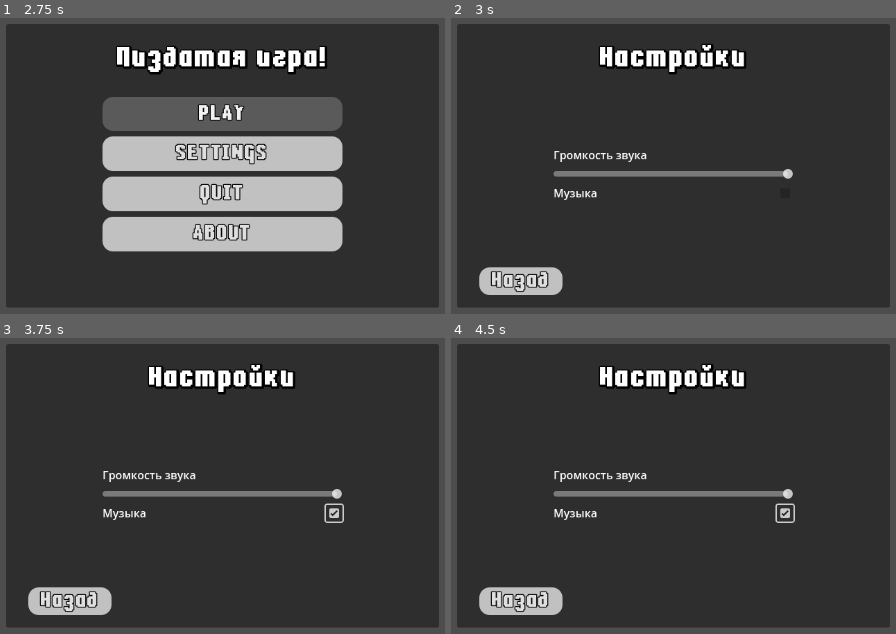
Above: before the commit, frames 1-4 (two rows, left to right).
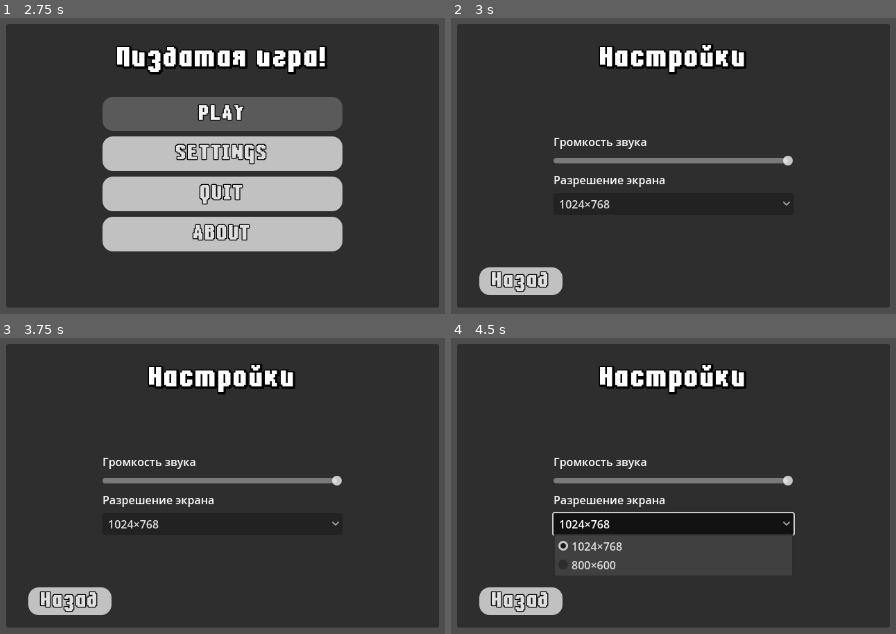
Above: after the commit, the same moments.

Repository: Ruarhid/GODOT_A
Game: Godot game, scene res://menu.tscn
Same seed, same stepped clock (60 frames per second), same inputs: the game is played once before the commit and once after it.
Inputs (mouse positions are in pixels of both pictures, inside the frame that each line leads up to):
- Up to frame 1 (2.75 s): click "PLAY" at 0.5 s; click "PLAY" at 1.25 s; click "PLAY" at 2 s
- Up to frame 2 (3 s): click "SETTINGS" at 2.75 s
- Up to frame 3 (3.75 s): click (333, 512) at 3.52 s
- Up to frame 4 (4.5 s): click (673, 524) at 4.25 s, where only the run after the commit has a clickable "1024×768"

Frame 1 is identical in both runs. In frame 2, 3.5% of the frame differs, in the area x 22-77%, y 40-65%; in frame 3, 3.6%; in frame 4, 7.5%, in the area x 22-78%, y 40-79%.

Commit message:
audio fix

Diff:
--- a/menu.tscn
+++ b/menu.tscn
@@ -88,25 +88,22 @@
 
 [node name="HSlider" type="HSlider" parent="MarginContainer/P_Settings/VBoxContainer"]
 layout_mode = 2
-step = 0.1
-value = 100.0
+max_value = 1.0
+step = 0.01
+value = 1.0
 
 [node name="Label2" type="Label" parent="MarginContainer/P_Settings/VBoxContainer"]
 layout_mode = 2
-text = "Музыка"
-
-[node name="CheckBox" type="CheckBox" parent="MarginContainer/P_Settings/VBoxContainer/Label2"]
-layout_mode = 1
-anchors_preset = 6
-anchor_left = 1.0
-anchor_top = 0.5
-anchor_right = 1.0
-anchor_bottom = 0.5
-offset_left = -24.0
-offset_top = -12.0
-offset_bottom = 12.0
-grow_horizontal = 0
-grow_vertical = 2
+text = "Разрешение экрана"
+
+[node name="OptionButton" type="OptionButton" parent="MarginContainer/P_Settings/VBoxContainer"]
+layout_mode = 2
+selected = 0
+item_count = 2
+popup/item_0/text = "1024×768"
+popup/item_0/id = 0
+popup/item_1/text = "800×600"
+popup/item_1/id = 1
 
 [node name="BACK" type="Button" parent="MarginContainer/P_Settings"]
 layout_mode = 1
